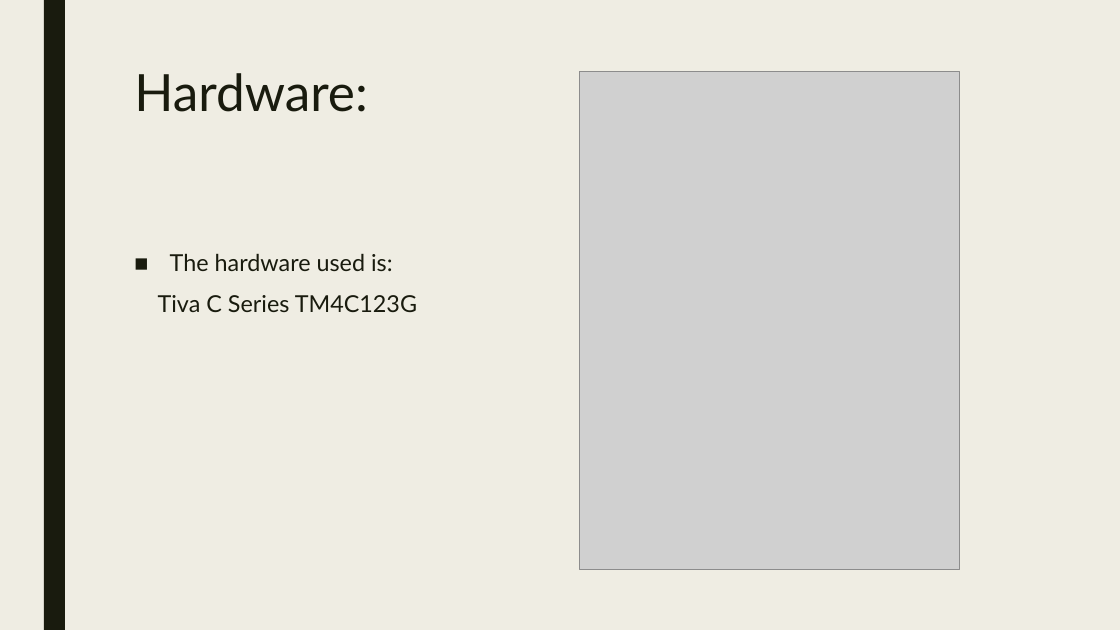
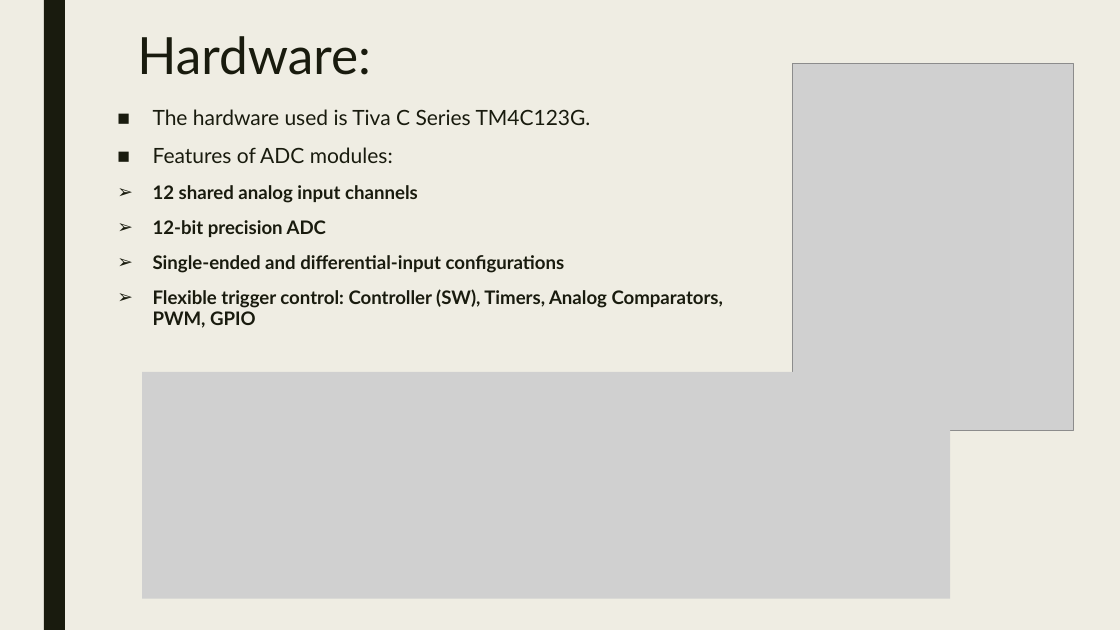
Before and after one commit to MarioBufu/ProcessingOscilloscope, a slide deck: slide 4 of Oscilloscope.pptx. Drawn at 1120x630 pixels with LibreOffice and Linux fonts; fonts in the diff are those of the drawing; grey boxes stand for pictures. Boxes give left, top, right and bottom in pixels: in the first picture for what was removed or moved away, otherwise in the second. Text is boxed around its words. In the diff, an @@ line names an element or a change of style, - is before the commit and + after.

```diff
--- a/Oscilloscope.pptx
+++ b/Oscilloscope.pptx
@@ title "Hardware:": place and size @@
-title "Hardware:" at bbox=[134, 73, 368, 112]
+title "Hardware:" at bbox=[137, 36, 371, 75]
@@ picture: place and size @@
-picture at bbox=[579, 71, 960, 570]
+picture at bbox=[792, 63, 1073, 430]
@@ text at bbox=[153, 109, 723, 328]: text changed; size 20 to 16 pt; bold on @@
-■ The hardware used is:
-Tiva C Series TM4C123G
+■ The hardware used is Tiva C Series TM4C123G.
+■ Features of ADC modules:
+➢ 12 shared analog input channels
+➢ 12-bit precision ADC
+➢ Single-ended and differential-input configurations
+➢ Flexible trigger control: Controller (SW), Timers, Analog Comparators, PWM, GPIO
@@ picture added at bbox=[142, 372, 950, 599] @@
```
Also in this commit, not shown: 3 other slides changed, 1 slide removed.
